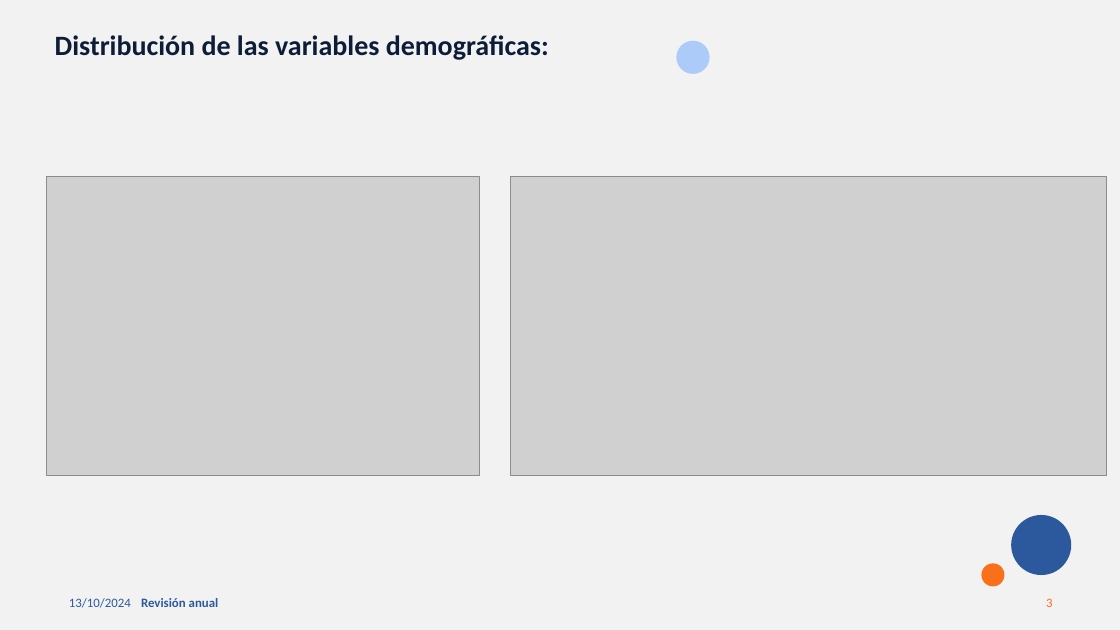
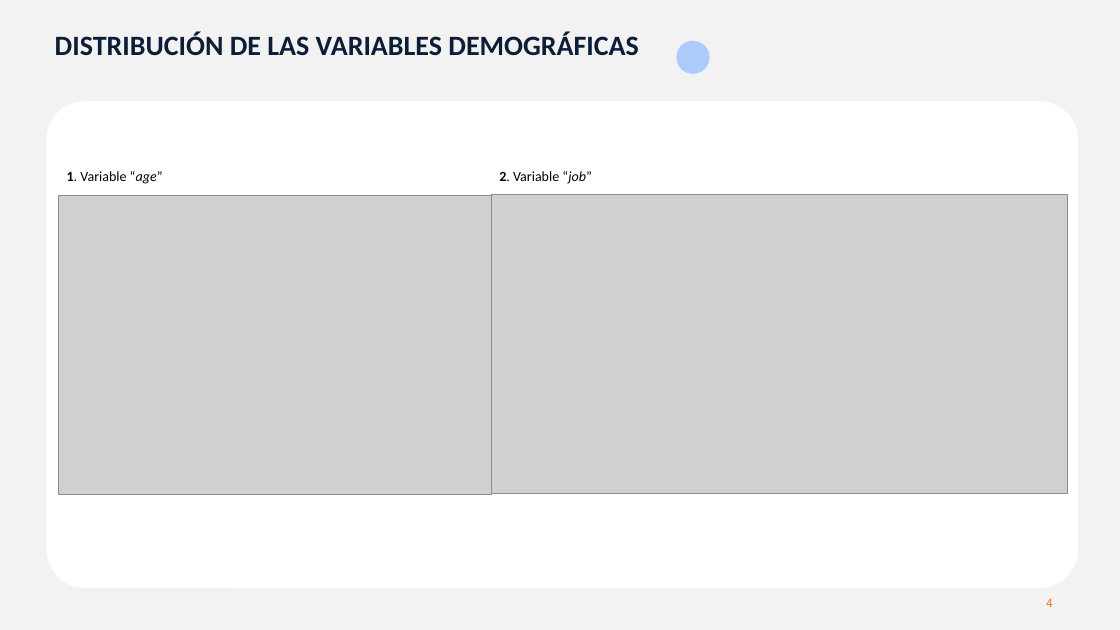
Before and after one commit to MarinaTorba/PersonalDataProrjects, a slide deck: slide 4 of Equip_B/results/D1_presentacion_Cliente.pptx (slide 3 before the commit). Drawn at 1120x630 pixels with LibreOffice and Linux fonts; fonts in the diff are those of the drawing; grey boxes stand for pictures. Boxes give left, top, right and bottom in pixels: in the first picture for what was removed or moved away, otherwise in the second. Text is boxed around its words. In the diff, an @@ line names an element or a change of style, - is before the commit and + after.

```diff
--- a/Equip_B/results/D1_presentacion_Cliente.pptx
+++ b/Equip_B/results/D1_presentacion_Cliente.pptx
@@ text at (55, 31, 638, 56): text changed @@
-Distribución de las variables demográficas:
+DISTRIBUCIÓN DE LAS VARIABLES DEMOGRÁFICAS
@@ rounded rectangle added at (46, 102, 1078, 588), fill #FFFFFF @@
@@ text added at (67, 171, 163, 184), 12 pt, text #000000 @@
+1. Variable “age”
@@ text added at (499, 171, 592, 184), 12 pt, text #000000 @@
+2. Variable “job”
@@ picture: place and size @@
-picture at (46, 176, 479, 476)
+picture at (58, 196, 491, 495)
@@ picture: place and size @@
-picture at (510, 176, 1106, 476)
+picture at (492, 195, 1069, 494)
@@ ellipse removed at (1012, 515, 1072, 576) @@
@@ ellipse removed at (981, 564, 1004, 586) @@
@@ rectangle added at (0, 588, 235, 630), fill #F2F2F2 @@
@@ text removed at (69, 598, 131, 608) @@
-13/10/2024
@@ text removed at (141, 598, 219, 607) @@
-Revisión anual
@@ page number at (1046, 598, 1052, 607): text changed @@
-3
+4
```
Also in this commit, not shown: 9 other slides changed, 12 slides added, 3 slides removed.
